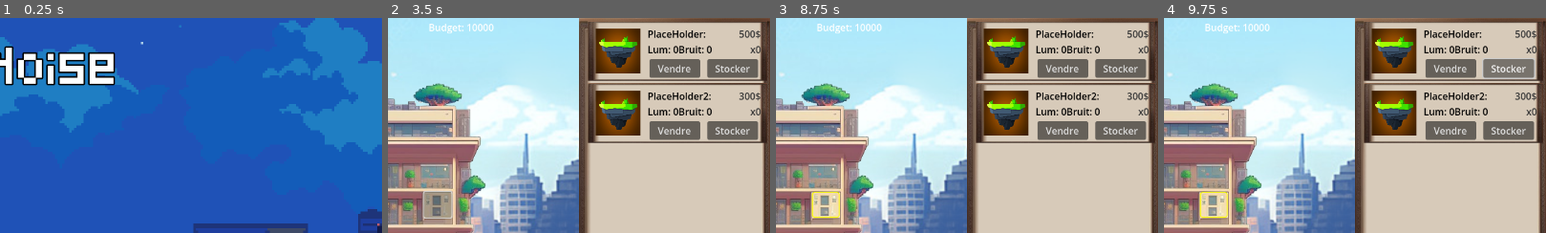
Above: before the commit, frames 1-4 (left to right).
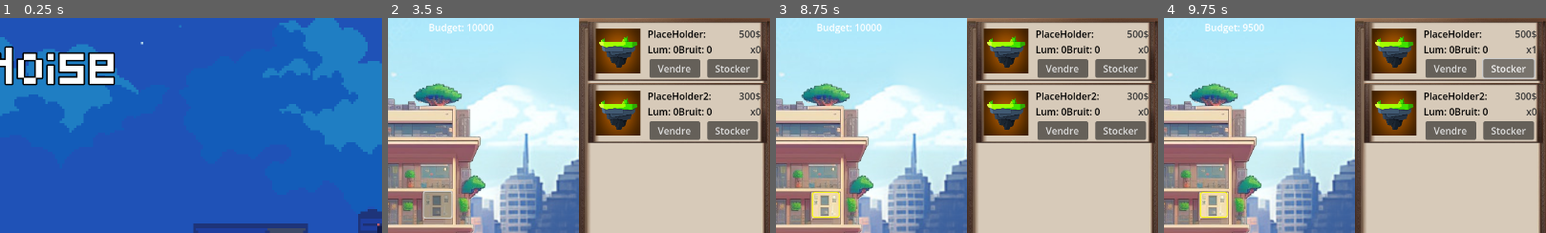
Above: after the commit, the same moments.

Repository: Ranger1986/jeuserieux
Game: Godot game, scene res://Scene/menu.tscn
Same seed, same stepped clock (60 frames per second), same inputs: the game is played once before the commit and once after it.
Inputs (mouse positions are % of the whole screen's width and height, from its top left):
- Up to frame 1 (0.25 s): no input
- Up to frame 2 (3.5 s): click "Jouer" at 0.5 s; click (42, 36) at 1.25 s; click (42, 44) at 2 s; click (57, 43) at 2.75 s
- Up to frame 3 (8.75 s): click (42, 54) at 3.5 s; click (42, 62) at 4.25 s; click (56, 62) at 5 s; click (42, 71) at 5.75 s; click (57, 70) at 6.5 s; click (41, 79) at 7.25 s; click (57, 79) at 8 s
- Up to frame 4 (9.75 s): click "Vendre" at 8.75 s; click "Stocker" at 9.5 s
The pictures show only the part of the screen within x 50-100%, y 0-50%; the shares and areas given below are measured in that part.

Frames 1-3 are identical in both runs. In frame 4, 0.1% of the frame differs, in the area x 20-98%, y 2-17%.

Commit message:
feat: new signals, scene marchandage

Diff:
--- /dev/null
+++ b/Assets/arrow.svg
@@ -0,0 +1,20 @@
+<?xml version="1.0" encoding="iso-8859-1"?>
+<!-- Uploaded to: SVG Repo, www.svgrepo.com, Generator: SVG Repo Mixer Tools -->
+<!DOCTYPE svg PUBLIC "-//W3C//DTD SVG 1.1//EN" "http://www.w3.org/Graphics/SVG/1.1/DTD/svg11.dtd">
+<svg fill="#000000" version="1.1" id="Capa_1" xmlns="http://www.w3.org/2000/svg" xmlns:xlink="http://www.w3.org/1999/xlink"
+	 width="800px" height="800px" viewBox="0 0 472.368 472.367"
+	 xml:space="preserve">
+<g>
+	<g>
+		<path d="M97,414.096c-2.665,0-5.297-1.062-7.237-3.094c-3.185-3.338-3.675-8.42-1.186-12.303l104.607-163.188L88.598,73.701
+			c-2.508-3.88-2.031-8.973,1.152-12.32c3.184-3.347,8.245-4.081,12.247-1.77L392.83,227.524c3.094,1.786,5,5.088,5,8.66
+			c0,3.572-1.906,6.875-5,8.66L101.996,412.756C100.436,413.658,98.71,414.096,97,414.096z M127.898,97.66l85.577,132.401
+			c2.128,3.293,2.136,7.525,0.021,10.826l-85.892,133.99L367.83,236.184L127.898,97.66z"/>
+	</g>
+	<g>
+		<path d="M450.367,472.367H22c-12.131,0-22-9.869-22-22V22C0,9.869,9.869,0,22,0h428.366c12.131,0,22,9.869,22,22v428.365
+			C472.367,462.498,462.498,472.367,450.367,472.367z M22,20c-1.103,0-2,0.898-2,2v428.365c0,1.104,0.897,2,2,2h428.366
+			c1.103,0,2-0.896,2-2V22c0-1.102-0.897-2-2-2H22z"/>
+	</g>
+</g>
+</svg>
--- /dev/null
+++ b/Scene/marchandage.tscn
@@ -0,0 +1,38 @@
+[gd_scene load_steps=3 format=3 uid="uid://bnpjgrtlsvnsf"]
+
+[sub_resource type="Theme" id="Theme_nqvns"]
+
+[sub_resource type="LabelSettings" id="LabelSettings_avdly"]
+
+[node name="Control" type="ColorRect"]
+anchors_preset = 15
+anchor_right = 1.0
+anchor_bottom = 1.0
+offset_right = -1080.0
+offset_bottom = -620.0
+grow_horizontal = 2
+grow_vertical = 2
+color = Color(0, 0, 0, 0.784314)
+
+[node name="VBoxContainer" type="VBoxContainer" parent="."]
+layout_mode = 0
+offset_right = 200.0
+offset_bottom = 100.0
+theme = SubResource("Theme_nqvns")
+theme_override_constants/separation = 0
+
+[node name="Label" type="Label" parent="VBoxContainer"]
+layout_mode = 2
+text = "Marchandage"
+label_settings = SubResource("LabelSettings_avdly")
+horizontal_alignment = 1
+
+[node name="SpinBox" type="SpinBox" parent="VBoxContainer"]
+layout_mode = 2
+size_flags_horizontal = 4
+size_flags_vertical = 6
+max_value = 1000.0
+step = 10.0
+allow_greater = true
+update_on_text_changed = true
+suffix = "$"
--- a/Scripts/start.gd
+++ b/Scripts/start.gd
@@ -28,10 +28,8 @@
 		instance.name="item"+str(item.id)
 		instance.give_parameters(item)
 		instance.owner=self
-		instance.connect("budget_modified_signal", Callable(self, "_on_budget_modified"))
-		instance.connect("budget_foyer_modified_signal", Callable(self, "_on_modify_budget_foyer"))
-		instance.connect("refresh_display_foyer_signal", Callable(self, "_on_refresh_display_foyer"))
-	pass # Replace with function body.
+		instance.connect("sell_signal", Callable(self, "_on_sell"))
+		instance.connect("stock_signal", Callable(self, "_on_stock"))
 
 
 # Called every frame. 'delta' is the elapsed time since the previous frame.
@@ -41,30 +39,15 @@
 	if Input.is_key_pressed(KEY_D):
 		print_tree()
 
-# slot (s'appelle lors de la réception du signal), modifie le budget du joueur
-func _on_budget_modified(amount: float) -> void:
-	if budget_player + amount >= 0 :
-		modify_budget(amount)
+## slot (s'appelle lors de la réception du signal), modifie le budget du joueur
+func _on_stock(store_item: StoreItem) -> void:
+	if budget_player - store_item.item.priceStock >= 0 :
+		budget_player -= store_item.item.priceStock
+		store_item.stockAmount+=1
+		store_item.display()
 	else :
 		print("Budget insufisant")
-
-# fonction appellée par le slot (joueur)
-func modify_budget(amount: float) -> void:
-	budget_player += amount
-
-# slot (s'appelle lors de la réception du signal), modifie le budget du foyer
-func _on_modify_budget_foyer(amount: float) -> void:
+func _on_sell(store_item: StoreItem) -> void:
 	var target = Foyer.get_foyer_cible()
-	if target.get_budget() + amount >= 0 :
-		modify_budget_foyer(amount)
-	else :
-		print("Budget du foyer insufisant")
-
-# fonction appellée par le slot (foyer)
-func modify_budget_foyer(amount: float) -> void:
-	var target = Foyer.get_foyer_cible()
-	target.add_money(amount)
-
-func _on_refresh_display_foyer() -> void:
-	var cible = Foyer.get_foyer_cible()
-	cible.display_info()
+	if target != null:
+		pass
--- a/Scripts/store_item.gd
+++ b/Scripts/store_item.gd
@@ -1,17 +1,21 @@
+class_name StoreItem
 extends Control
 
 
-var id: int
+var item: Item
+
+var stockAmount: int
+
 var image: TextureRect
+
 var name_desc: Label
 var stock_price: Label
+
 var sell_button: Button
 var stock_button: Button
-var priceStock: float
 
-signal budget_modified_signal(amount: float)
-signal budget_foyer_modified_signal(amount: float)
-signal refresh_display_foyer_signal()
+signal sell_signal(item: StoreItem)
+signal stock_signal(item: StoreItem)
 
 # Called when the node enters the scene tree for the first time.
 func _ready() -> void:
@@ -23,28 +27,22 @@
 	pass # Replace with function body.
 
 func give_parameters(info: Item) -> void:
-	id = info.id
+	item=info
 	var img = Image.new()
-	img.load(info.imgPath)
+	img.load(item.imgPath)
 	var itex = ImageTexture.create_from_image(img)
-
 	image.texture = itex
-	name_desc.text = info.nom + ":\n"
-	name_desc.text += "Lum: " + str(info.lumProt) + "\t"
-	name_desc.text += "Bruit: " + str(info.noiseProt)
-	stock_price.text = str(info.priceStock) + "$\nx" + str(info.stock)
-	priceStock = info.priceStock
-
-
-	if info.hide:
+	stockAmount=0
+	if item.hide:
 		hide();
-
+	display()
+func display():
+	name_desc.text = item.nom + ":\n"
+	name_desc.text += "Lum: " + str(item.lumProt) + "\t"
+	name_desc.text += "Bruit: " + str(item.noiseProt)
+	stock_price.text = str(item.priceStock) + "$\nx" + str(stockAmount)
 func sell():
-	emit_signal("budget_modified_signal", priceStock)
-	emit_signal("budget_foyer_modified_signal", -priceStock)
-	emit_signal("refresh_display_foyer_signal")
-	print("sell")
+	emit_signal("sell_signal", self)
 
 func stock():
-	emit_signal("budget_modified_signal", -priceStock)
-	print("stock")
+	emit_signal("stock_signal", self)
Not shown, added: Assets/arrow.svg.import
